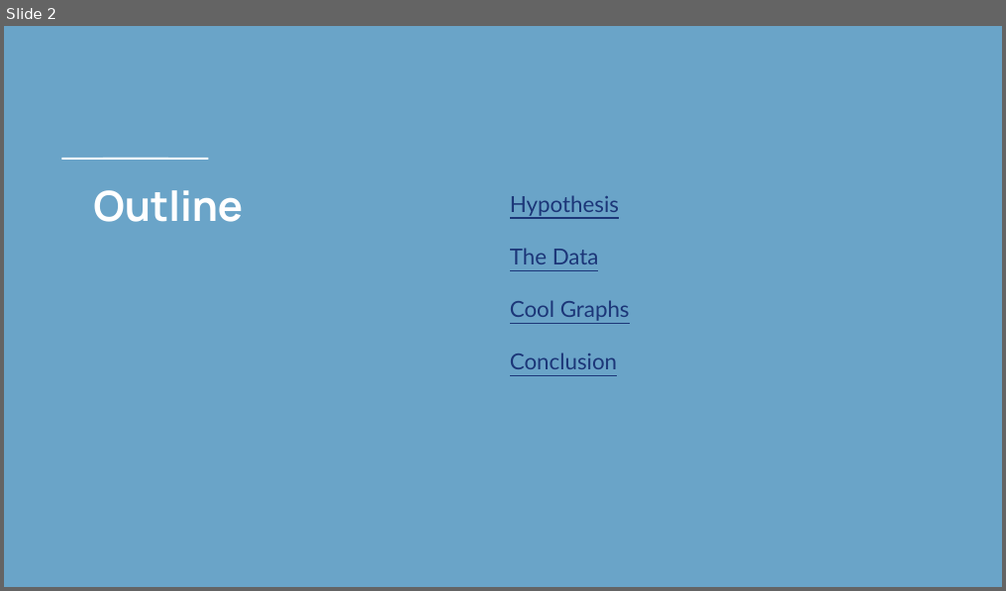
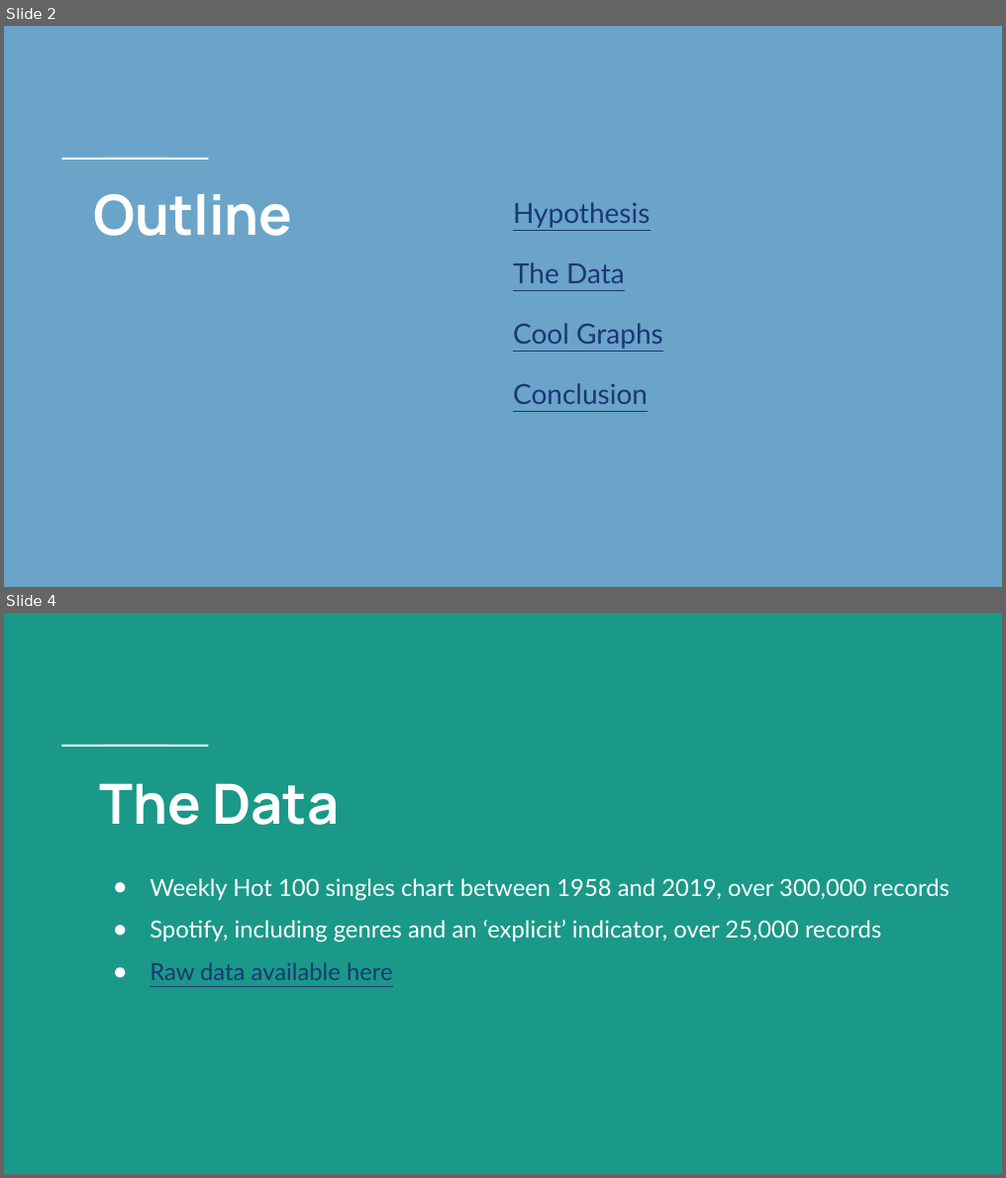
Before and after one commit to ssmcnatt/experimental-design-cap01, a slide deck: presentation-of-findings.pptx. Shown one above the other, each under a label of ours: slide 2 before the commit, slides 2 and 4 after it; the slides between them are not shown. The pictures are 1006x591 and 1006x1178 pixels, drawn with LibreOffice and Linux fonts; fonts in the diff are those of the drawing. Boxes give left, top, right and bottom in pixels: in the first picture for what was removed or moved away, otherwise in the second. Text is boxed around its words. In the diff, an @@ line names an element or a change of style, - is before the commit and + after.

```diff
--- a/presentation-of-findings.pptx
+++ b/presentation-of-findings.pptx
@@ slide 4 added at box(4, 613, 1002, 1174), background #1A9988; not listed: 2 template elements that a slide beside it also shows @@
@@ title added at box(100, 783, 949, 980), 17 pt, text #FFFFFF @@
+The Data
+● Weekly Hot 100 singles chart between 1958 and 2019, over 300,000 records
+● Spotify, including genres and an ‘explicit’ indicator, over 25,000 records
+● Raw data available here
@@ slide 2 changed as well @@
@@ title "Outline" at box(93, 194, 292, 236): size 30 to 40 pt @@
@@ subtitle "Hypothesis" at box(513, 202, 663, 404): size 16 to 20 pt @@
```
Also in this commit, not shown: 5 other slides changed, 4 other slides added, 12 slides removed.
